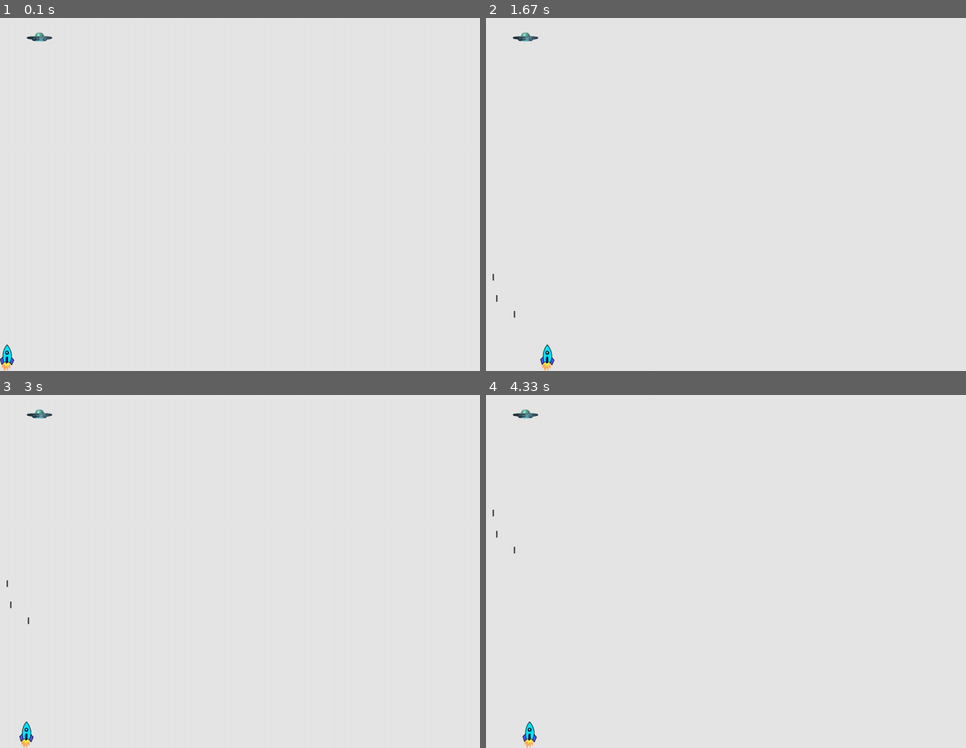
Above: before the commit, frames 1-4 (two rows, left to right).
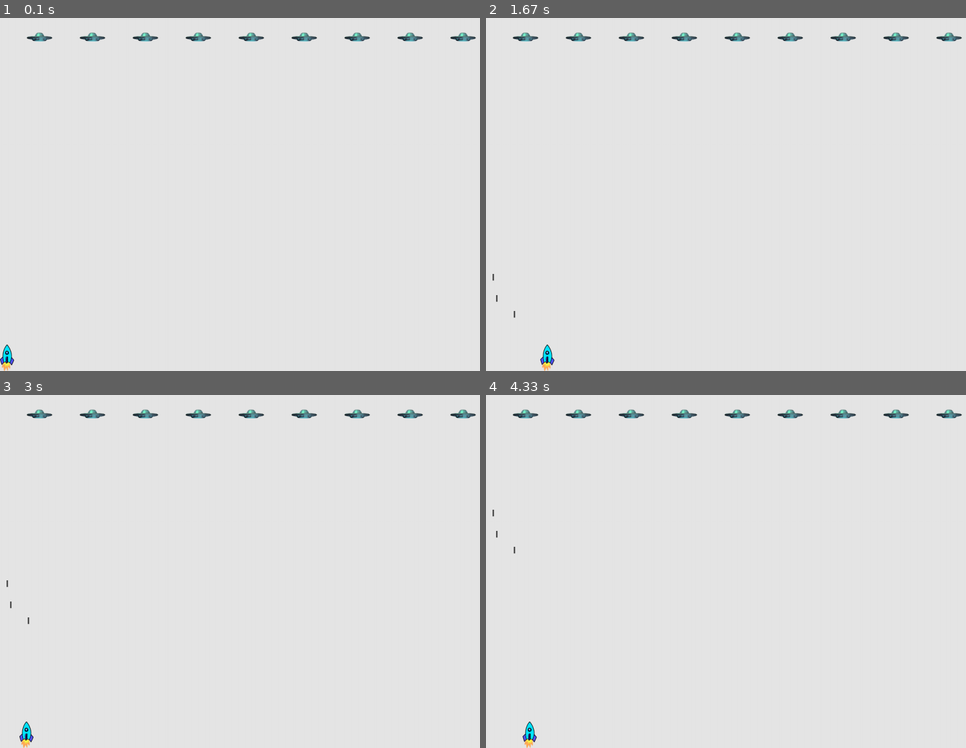
Above: after the commit, the same moments.

Repository: ArtemChemist/PyGame_Test
Game: pygame game, started from alien_invasion.py
The game is run twice, just before and just after one commit, with the same random seed, the same clock (stepped at 60 frames per second) and the same inputs.
Inputs:
- Up to frame 1 (0.1 s): no input
- Up to frame 2 (1.67 s): tap Space at 0.33, 0.73, 1.03, 1.23, 1.53 s; hold Right 0.67-1.13 s; hold Right 1.17-1.63 s
- Up to frame 3 (3 s): hold Left 1.67-2.2 s; tap Space at 1.73, 2.03, 2.3, 2.6, 2.73 s; hold Left 2.23-2.63 s; hold Right from 2.67 s (still down)
- Up to frame 4 (4.33 s): tap Space at 3.03, 3.4, 3.7, 3.9, 4.2 s; release Right at 3.3 s; hold Left 3.33-3.8 s; hold Right 3.83-4.3 s

The runs differ from the first frame. In frame 1, 0.7% of the frame differs, in the area x 16-100%, y 4-7%; in frame 2, 0.7%; in frame 3, 0.7%; in frame 4, 0.7%.

Commit message:
Raw of aliens

Diff:
--- a/alien_invasion.py
+++ b/alien_invasion.py
@@ -3,7 +3,6 @@
 from ship import Ship
 import game_functions as gf
 from pygame.sprite import Group
-import alien as al
 
 def run_game():
     """
@@ -27,7 +26,8 @@
     bullets = Group()
 
     #Make an alien
-    alien = al.Alien(ai_set,screen)
+    aliens = Group()
+    gf.make_fleet(ai_set, screen, aliens)
 
     #Start the main loop
     while True:
@@ -35,6 +35,6 @@
         gf.check_events(ai_set, screen, ship, bullets)  #Listen to keyboard/mouse events
         ship.update()                                   #Update ship position on te screen
         gf.update_bullets(bullets)
-        gf.update_screen(ai_set, screen, ship, bullets, alien) #Update screen
+        gf.update_screen(ai_set, screen, ship, bullets, aliens) #Update screen
 
 run_game()
--- a/game_functions.py
+++ b/game_functions.py
@@ -2,6 +2,8 @@
 import pygame
 from bullet import Bullet
 from pygame.sprite import Group
+import settings
+from alien import Alien
 
 def check_events(ai_set, screen, ship, bullets):
     """
@@ -48,7 +50,7 @@
     if event_to_handle.key == pygame.K_LEFT:  #Go left
         ship.moving_l = False
 
-def update_screen(ai_set, screen, ship, bullets,alien):
+def update_screen(ai_set, screen, ship, bullets,aliens):
     """
     Update images on the screen and flip to the new screen
 
@@ -71,7 +73,7 @@
     """
     screen.fill(ai_set.bcgr_color)
     ship.blitme()
-    alien.blitme()
+    aliens.draw(screen)
     for bullet in bullets:  #Redraw all bullets
         bullet.draw()
     pygame.display.flip()
@@ -86,3 +88,14 @@
     if(len(bullets)<ai_set.bul_allowed):
         new_bullet = Bullet(ai_set,screen,ship)
         bullets.add(new_bullet)
+
+def make_fleet(ai_set, screen=pygame.Surface((1200,800)), aliens = Group()):
+    alien = Alien(ai_set,screen)
+    width = alien.rect.width
+    availabel_space_x =  ai_set.scrn_width - width
+    number_aliens = availabel_space_x//(2*width)
+    for i in range(number_aliens):
+        alien = Alien(ai_set,screen)
+        alien.x = width + 2*width*i
+        alien.rect.x = alien.x
+        aliens.add(alien)
